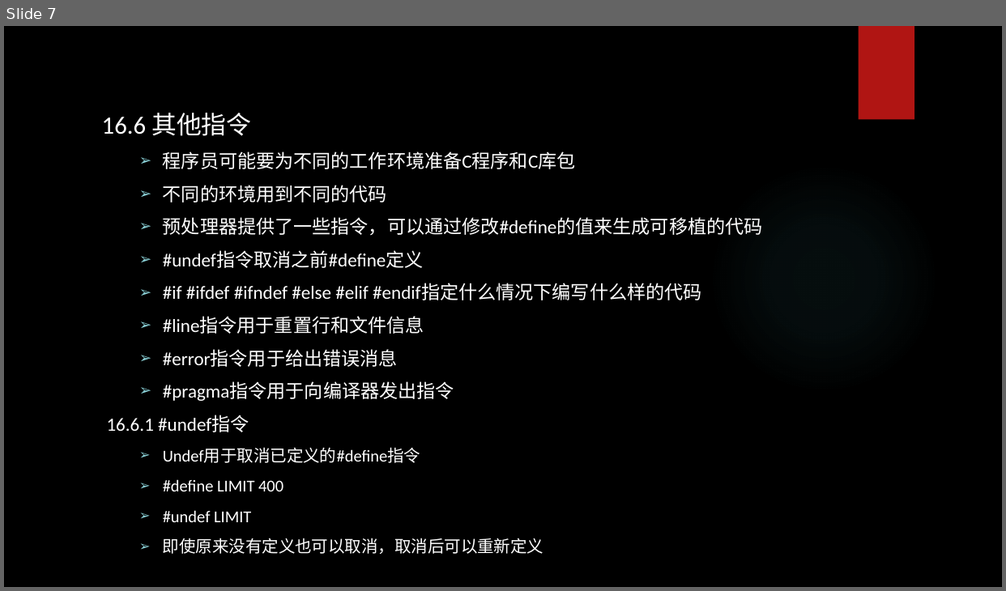
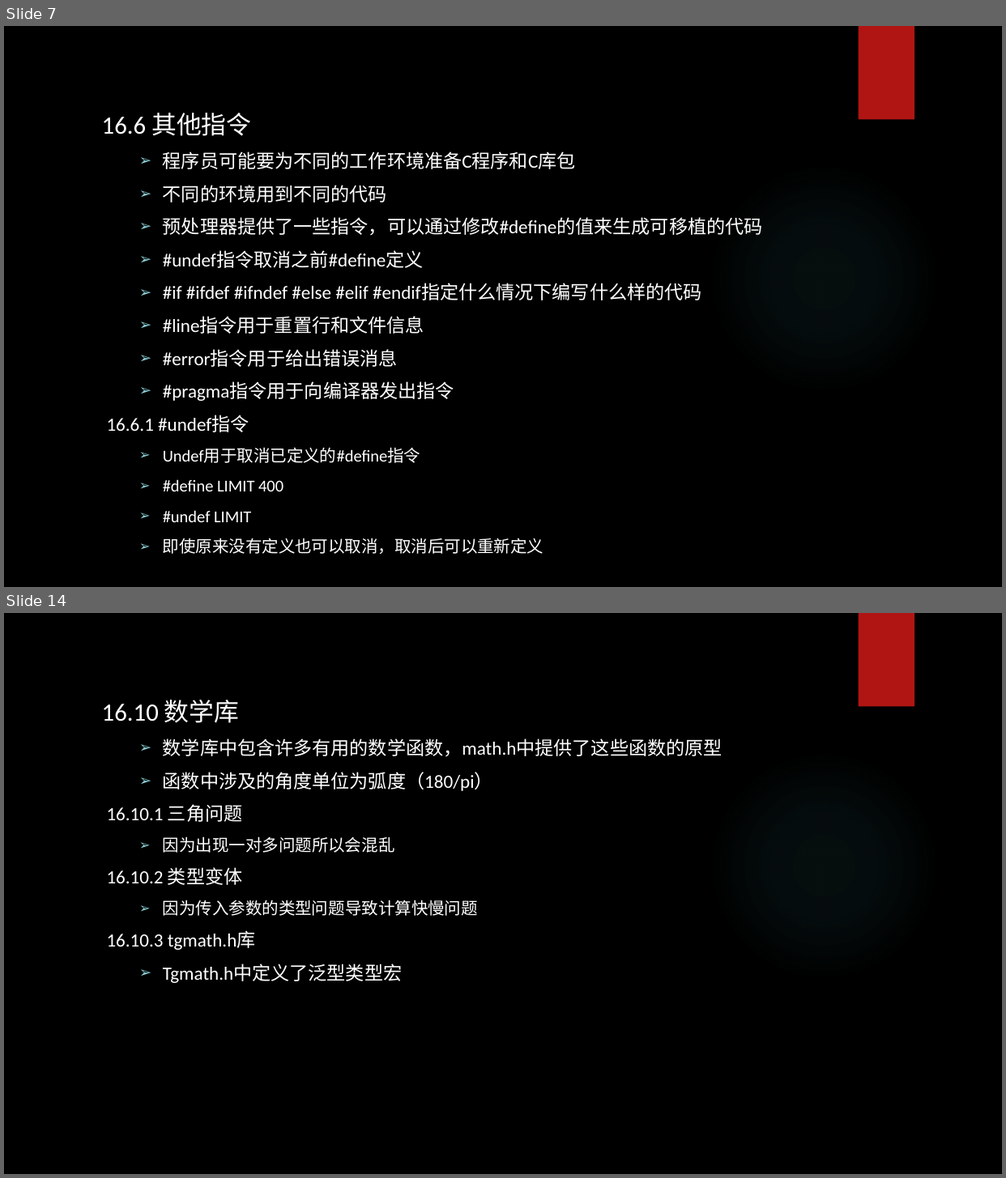
Before and after one commit to tsyin/c_ppt-code, a slide deck: PPT/16 C预处理器和C库.pptx. Shown one above the other, each under a label of ours: slide 7 before the commit, slides 7 and 14 after it; the slides between them are not shown. The pictures are 1006x591 and 1006x1178 pixels, drawn with LibreOffice and Linux fonts; fonts in the diff are those of the drawing; background and template pictures are left out. Boxes give left, top, right and bottom in pixels: in the first picture for what was removed or moved away, otherwise in the second. Text is boxed around its words. In the diff, an @@ line names an element or a change of style, - is before the commit and + after.

```diff
--- a/PPT/16 C预处理器和C库.pptx
+++ b/PPT/16 C预处理器和C库.pptx
@@ slide 14 added at box(4, 613, 1002, 1174), background picture (left out); not listed: 2 template elements that a slide beside it also shows @@
@@ text added at box(102, 700, 722, 983), 18 pt, text #FFFFFF @@
+16.10 数学库
+  ➢ 数学库中包含许多有用的数学函数，math.h中提供了这些函数的原型
+  ➢ 函数中涉及的角度单位为弧度（180/pi）
+16.10.1 三角问题
+  ➢ 因为出现一对多问题所以会混乱
+16.10.2 类型变体
+  ➢ 因为传入参数的类型问题导致计算快慢问题
+16.10.3 tgmath.h库
+  ➢ Tgmath.h中定义了泛型类型宏
```
Also in this commit, not shown: 1 slide changed, 9 other slides added, 2 other files.
